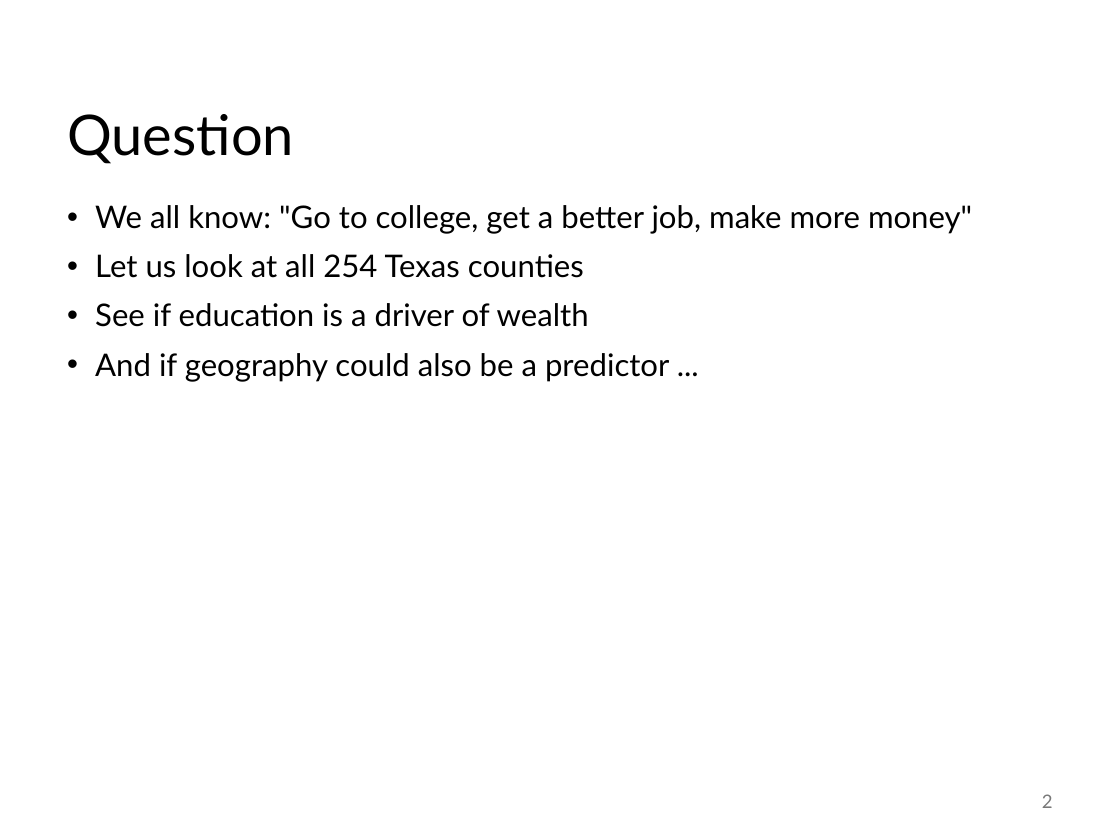
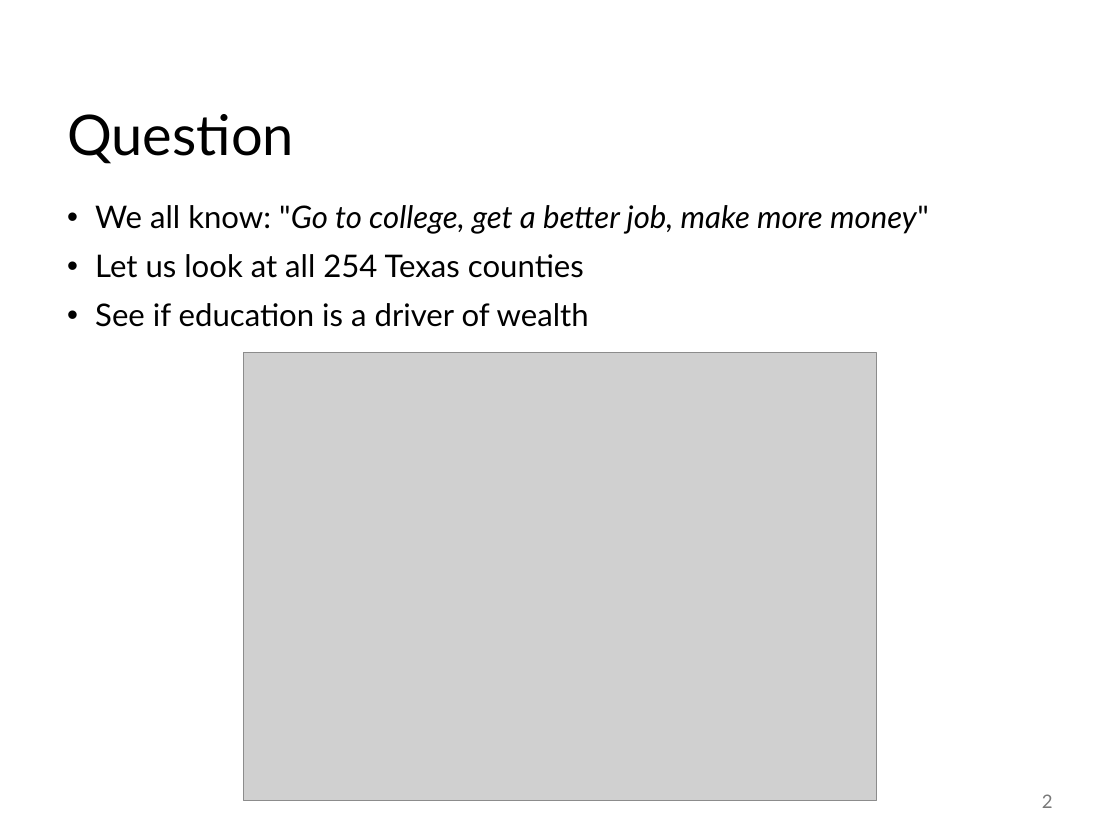
Before and after one commit to abuabara/abuabara.github.io, a slide deck: slide 2 of DAEN489S26/week13_slides.pptx. Drawn at 1120x840 pixels with LibreOffice and Linux fonts; fonts in the diff are those of the drawing; grey boxes stand for pictures. Boxes give left, top, right and bottom in pixels: in the first picture for what was removed or moved away, otherwise in the second. Text is boxed around its words. In the diff, an @@ line names an element or a change of style, - is before the commit and + after.

```diff
--- a/DAEN489S26/week13_slides.pptx
+++ b/DAEN489S26/week13_slides.pptx
@@ text at <box>95,205,929,234</box>: italic on in ""Go to college, get a better job, ..." @@
@@ text at <box>95,353,669,381</box>: paragraph removed @@
-• And if geography could also be a predictor ...
@@ picture added at <box>243,353,876,801</box> @@
```
Also in this commit, not shown: 8 other slides changed, 19 slides added, 19 slides removed, 2 other files.
